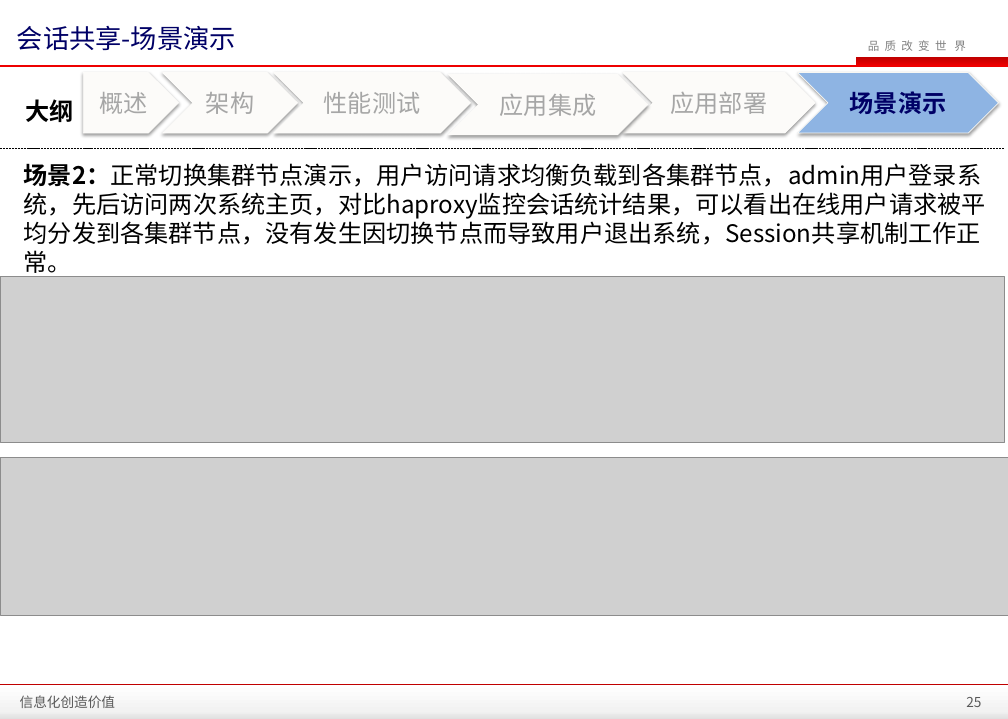
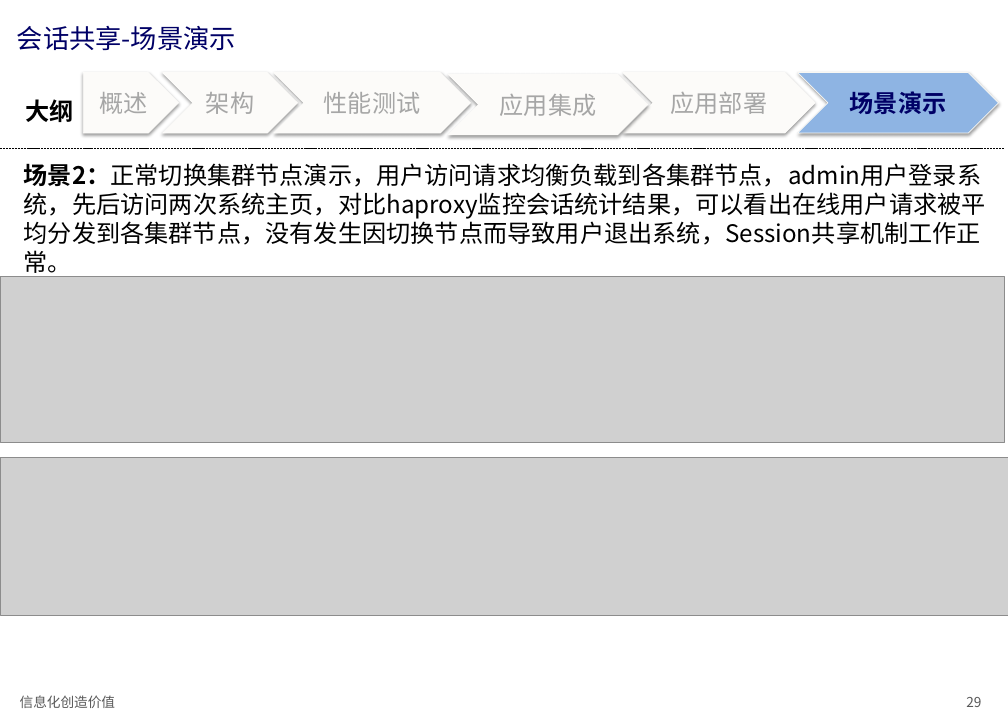
Before and after one commit to zhanght86/bboss-cms, a slide deck: slide 29 of 文档/SanyPDP平台会话共享介绍.pptx (slide 25 before the commit). Drawn at 1008x719 pixels with LibreOffice and Linux fonts; fonts in the diff are those of the drawing; grey boxes stand for pictures; background and template pictures are left out. Boxes give left, top, right and bottom in pixels: in the first picture for what was removed or moved away, otherwise in the second. Text is boxed around its words. In the diff, an @@ line names an element or a change of style, - is before the commit and + after.

Commit message:
完善session共享使用文档

```diff
--- a/文档/SanyPDP平台会话共享介绍.pptx
+++ b/文档/SanyPDP平台会话共享介绍.pptx
@@ rectangle removed at [856, 57, 1008, 66] @@
@@ text removed at [868, 40, 966, 51] @@
-品 质 改 变 世 界
@@ line removed from (0, 66) to (1008, 66) @@
@@ rectangle removed at [0, 684, 1008, 719] @@
@@ line removed from (0, 684) to (1008, 684) @@
@@ page number at [966, 697, 981, 707]: text changed @@
-25
+29
```
Also in this commit, not shown: 26 other slides changed, 5 slides added, 1 slide removed.
